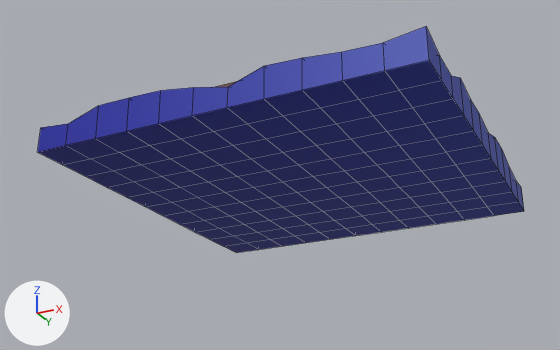
The FBX model SlidingPuzzle/Assets/Models/Bridge.fbx as it was, and as the next commit left it.
Rendered twice from a camera (50 mm lens) standing at (1.67, -3.63, -2.05) and looking at (-0.11, -0.08, -0.45). The lights are fixed; the arrows at lower left show +X, +Y and +Z. Mesh edges are drawn as thin lines. Where no turn or scale is listed for an object, it has been applied to the vertices.

The first picture shows 'Bridge'.
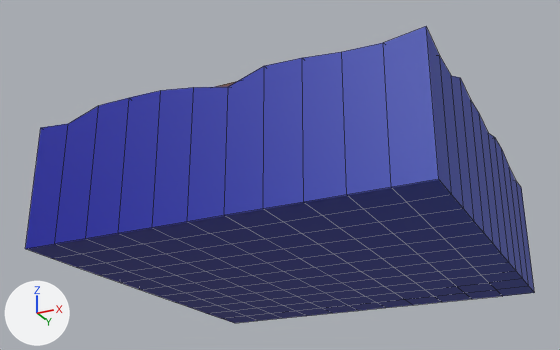
Where the newer file only moved an object's origin or applied its transform, the numbers keep the older frame.

The change, as JSON lines over the scene's bpy script:
```json
{"block": "me_cube_001", "where": "me_cube_001.from_pydata(...)  # 597 vertices, 571 faces; spans x -1.0..1.0, y -1.0..1.0, z -0.5..0.0"}
{"block": "me_cube_001", "where": "# used by ob_bridge; location = (0.0, 0.0, 0.0)"}
{"block": "me_cube_001", "change": "me_cube_001 part 1: all 144 vertices in x -1.0..1.0, y -1.0..1.0, z -0.5 are moved by (0.0, 0.0, -0.5)"}
```

Location of each change, [x1, y1, x2, y2] in pixels of the pictures (560 x 350 px):
```json
{"object": "Bridge", "change": "reshaped", "before": [38, 26, 524, 253], "after": [25, 26, 534, 323], "on screen": "31% taller"}
```
